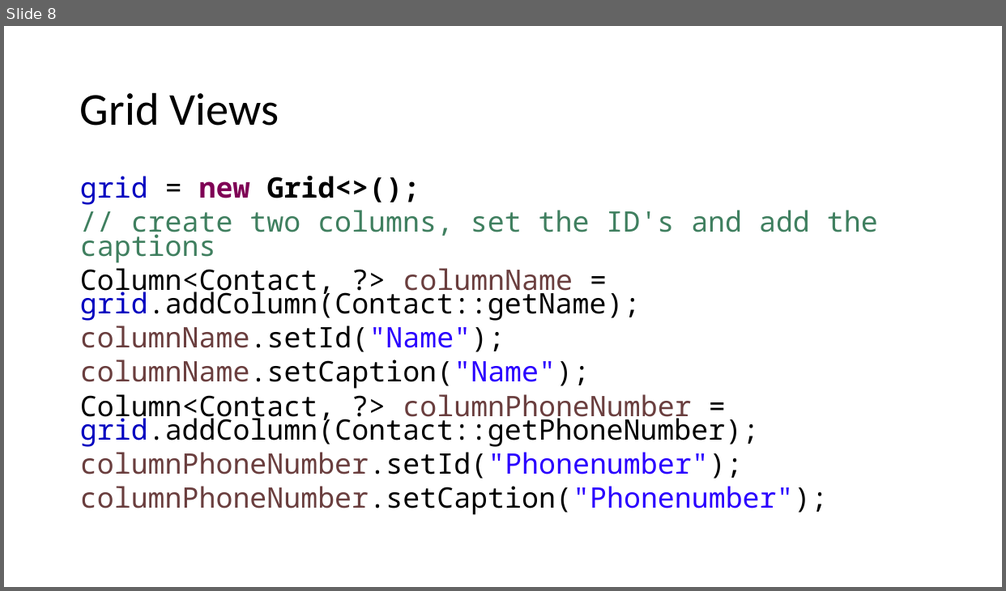
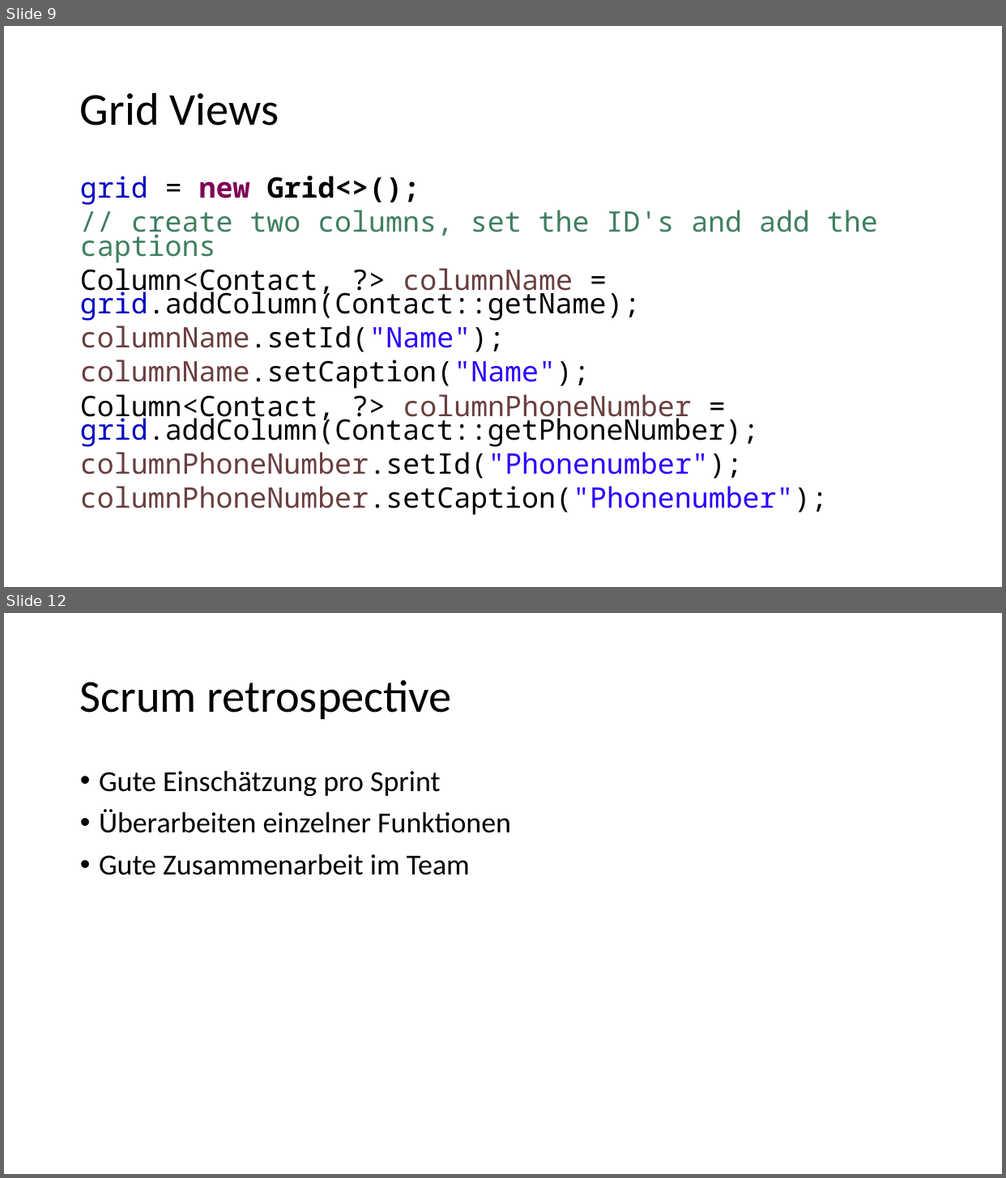
Before and after one commit to wyssp8/BTI7081-Software-Engineering-and-Design, a slide deck: doc/CS01/task14/cs1-task14-presentation.pptx. Shown one above the other, each under a label of ours: slide 8 before the commit, slides 9 and 12 after it; the slides between them are not shown. The pictures are 1006x591 and 1006x1178 pixels, drawn with LibreOffice and Linux fonts; fonts in the diff are those of the drawing. Boxes give left, top, right and bottom in pixels: in the first picture for what was removed or moved away, otherwise in the second. Text is boxed around its words. In the diff, an @@ line names an element or a change of style, - is before the commit and + after.

```diff
--- a/doc/CS01/task14/cs1-task14-presentation.pptx
+++ b/doc/CS01/task14/cs1-task14-presentation.pptx
@@ slide 12 added at (x1=4, y1=613, x2=1002, y2=1174), background #FFFFFF @@
@@ title added at (x1=80, y1=680, x2=452, y2=719), 44 pt, text #000000 @@
+Scrum retrospective
@@ text added at (x1=99, y1=771, x2=511, y2=875), 28 pt, text #000000 @@
+• Gute Einschätzung pro Sprint
+• Überarbeiten einzelner Funktionen
+• Gute Zusammenarbeit im Team
@@ what was slide 8 is now slide 9 @@
```
Also in this commit, not shown: 2 slides changed, 1 other slide added.
